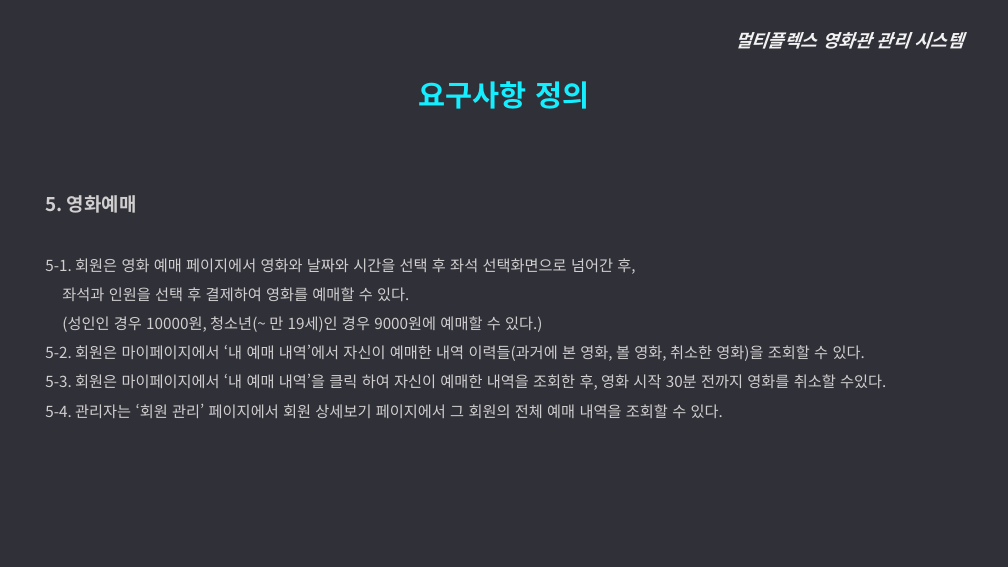
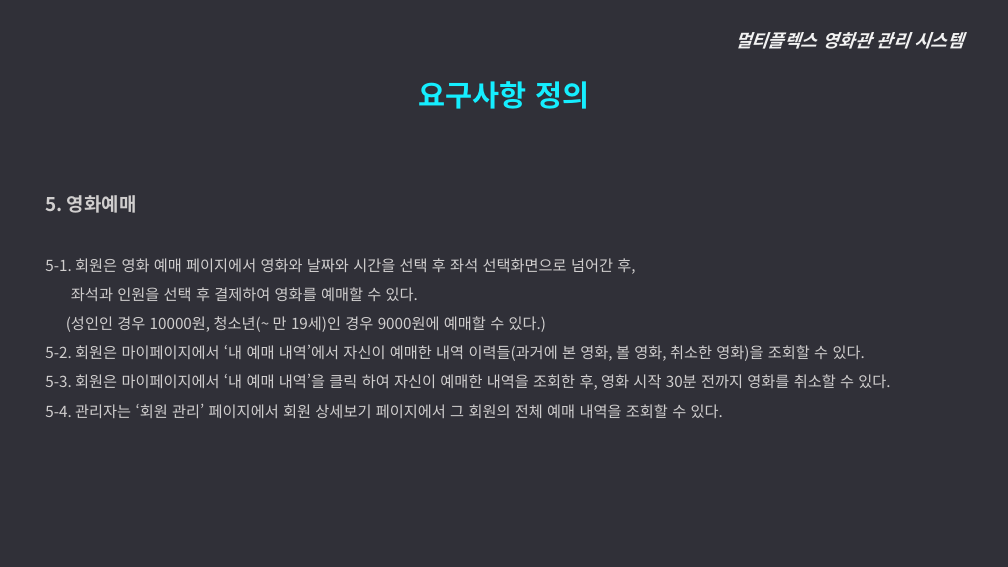
Before and after one commit to ywc-412/MultiplexTeamProject, a slide deck: slide 14 of 2조 시스템개요, 요구사항 정의.pptx. Drawn at 1008x567 pixels with LibreOffice and Linux fonts; fonts in the diff are those of the drawing. Boxes give left, top, right and bottom in pixels: in the first picture for what was removed or moved away, otherwise in the second. Text is boxed around its words. In the diff, an @@ line names an element or a change of style, - is before the commit and + after.

```diff
--- a/2조 시스템개요, 요구사항 정의.pptx
+++ b/2조 시스템개요, 요구사항 정의.pptx
@@ text at [45,258,635,301]: text changed @@
-  5-1. 회원은 영화 예매 페이지에서 영화와 날짜와 시간을 선택 후 좌석 선택화면으로 넘어간 후,
-  좌석과 인원을 선택 후 결제하여 영화를 예매할 수 있다.
+  5-1. 회원은 영화 예매 페이지에서 영화와 날짜와 시간을 선택 후 좌석 선택화면으로 넘어간 후,
+  좌석과 인원을 선택 후 결제하여 영화를 예매할 수 있다.
@@ text at [45,374,890,390]: spaces changed @@
-  5-3. 회원은 마이페이지에서 ‘내 예매 내역’을 클릭 하여 자신이 예매한 내역을 조회한 후, 영화 시작 30분 전까지 영화를 취소할 수있다.
+  5-3. 회원은 마이페이지에서 ‘내 예매 내역’을 클릭 하여 자신이 예매한 내역을 조회한 후, 영화 시작 30분 전까지 영화를 취소할 수 있다.
```
Also in this commit, not shown: 13 other slides changed.
